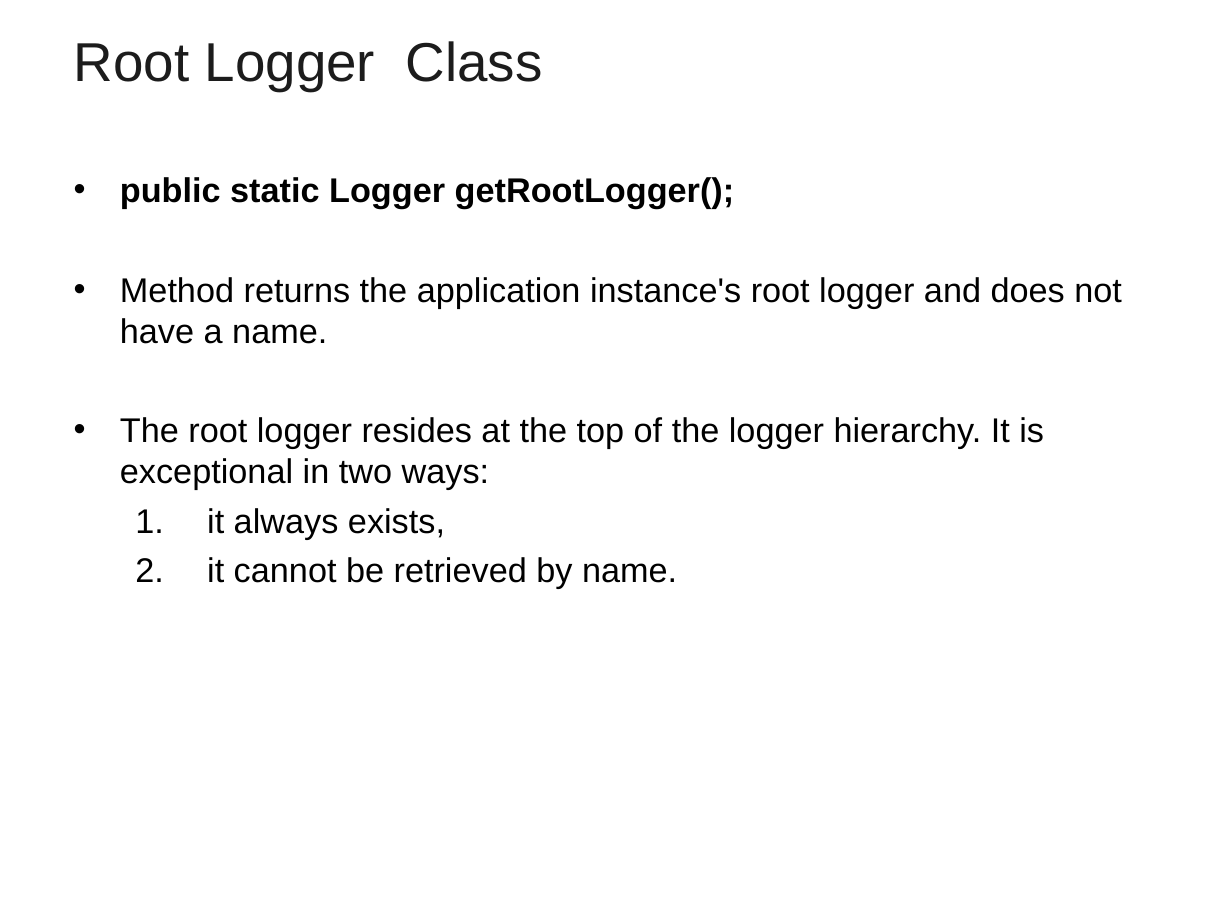
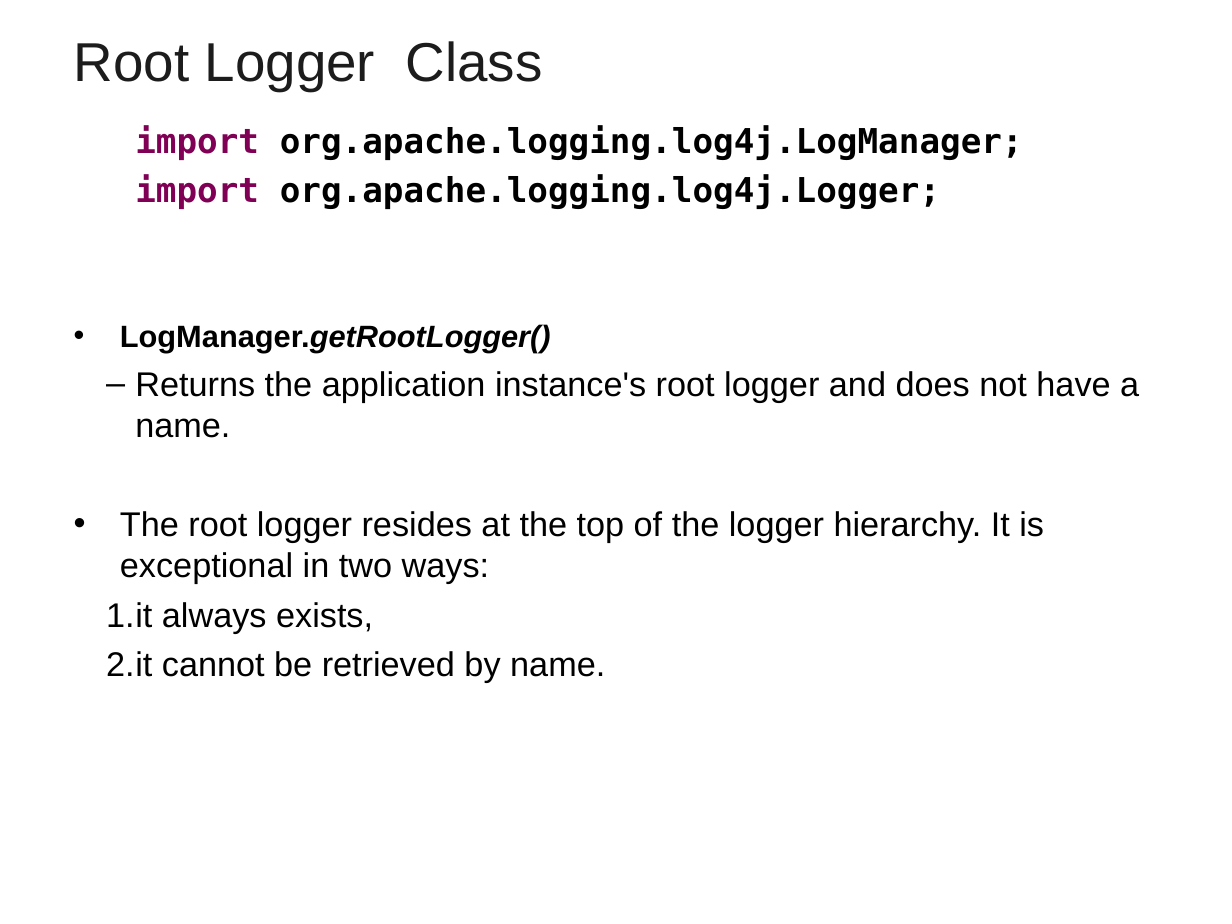
Before and after one commit to vatsank/freshers_sep_2022, a slide deck: slide 28 of Log4j.ppt (slide 26 before the commit). Drawn at 1232x924 pixels with LibreOffice and Linux fonts; fonts in the diff are those of the drawing; background and template pictures are left out. Boxes give left, top, right and bottom in pixels: in the first picture for what was removed or moved away, otherwise in the second. Text is boxed around its words. In the diff, an @@ line names an element or a change of style, - is before the commit and + after.

```diff
--- a/Log4j.ppt
+++ b/Log4j.ppt
@@ text at bbox=[120, 125, 1139, 438]: text changed; bold on @@
-• public static Logger getRootLogger();
-• Method returns the application instance's root logger and does not have a name.
+  import org.apache.logging.log4j.LogManager;
+  import org.apache.logging.log4j.Logger;
+• LogManager.getRootLogger()
+  – Returns the application instance's root logger and does not have a name.
@@ text at bbox=[106, 602, 605, 683]: indent changed @@
```
Also in this commit, not shown: 6 other slides changed, 5 slides added, 2 slides removed.
